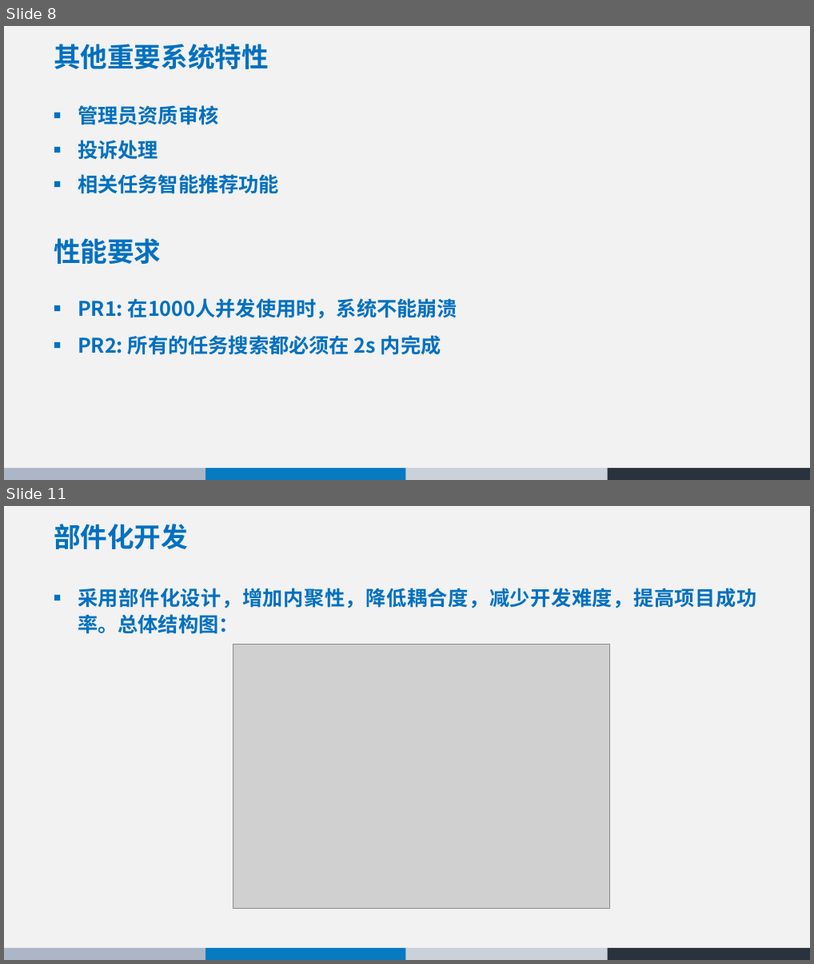
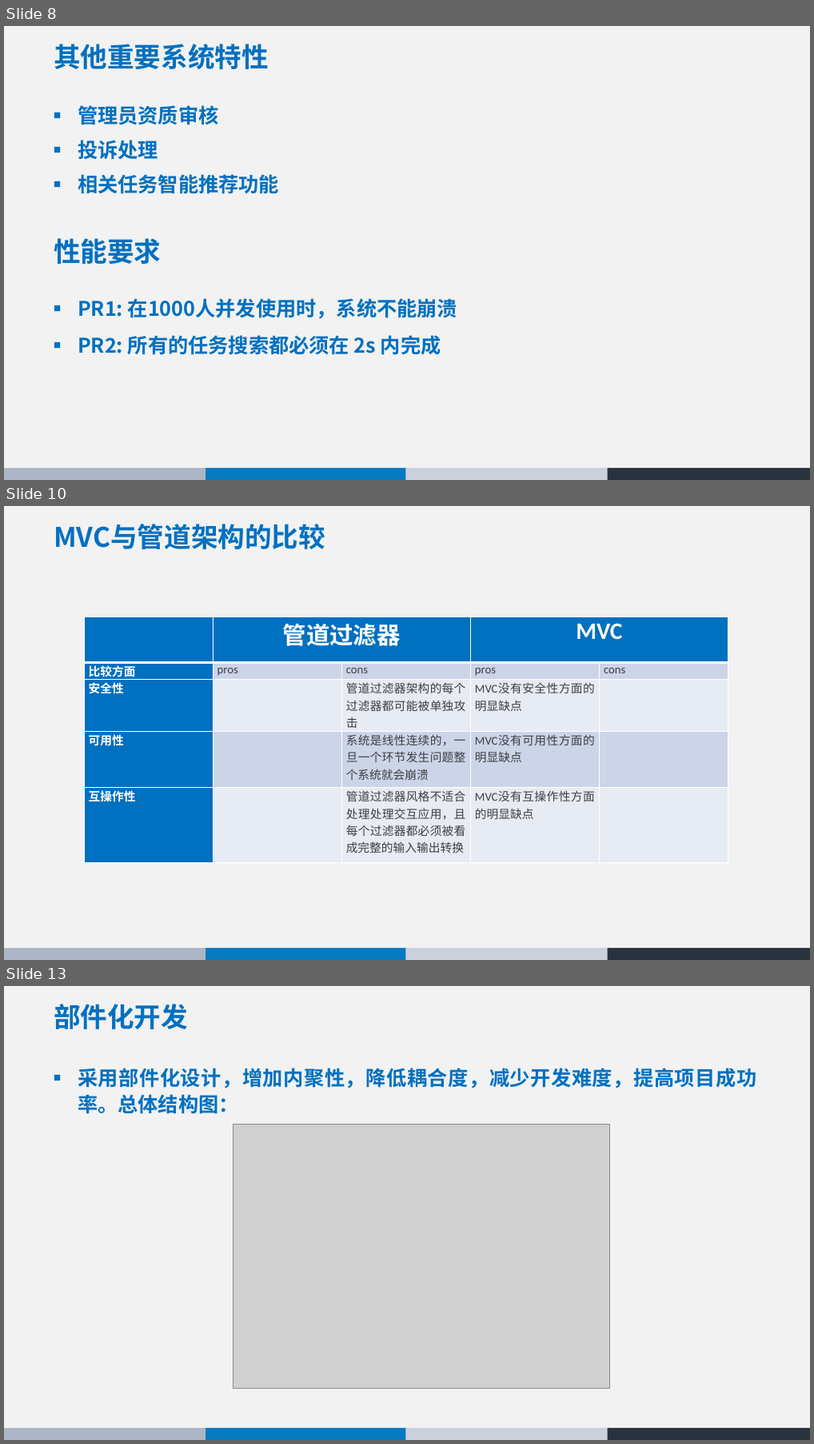
Before and after one commit to 74237423/Architecture, a slide deck: 同城互助系统 - 体系结构设计.pptx. Shown one above the other, each under a label of ours: slides 8 and 11 before the commit, slides 8, 10 and 13 after it; the slides between them are not shown. The pictures are 814x964 and 814x1444 pixels, drawn with LibreOffice and Linux fonts; fonts in the diff are those of the drawing; grey boxes stand for pictures. Boxes give left, top, right and bottom in pixels: in the first picture for what was removed or moved away, otherwise in the second. Text is boxed around its words. In the diff, an @@ line names an element or a change of style, - is before the commit and + after.

```diff
--- a/同城互助系统 - 体系结构设计.pptx
+++ b/同城互助系统 - 体系结构设计.pptx
@@ slide 10 added at [4, 506, 810, 960], background #FFFFFF; not listed: 5 template elements that a slide beside it also shows @@
@@ title added at [54, 524, 326, 549], 32 pt, text #0070C0, bold @@
+MVC与管道架构的比较
@@ table added at [84, 617, 728, 856], 5 rows, 5 columns @@
+ | 管道过滤器 |  | MVC | 
+比较方面 | pros | cons | pros | cons
+安全性 |  | 管道过滤器架构的每个过滤器都可能被单独攻击 | MVC没有安全性方面的明显缺点 | 
+可用性 |  | 系统是线性连续的，一旦一个环节发生问题整个系统就会崩溃 | MVC没有可用性方面的明显缺点 | 
+互操作性 |  | 管道过滤器风格不适合处理处理交互应用，且每个过滤器都必须被看成完整的输入输出转换 | MVC没有互操作性方面的明显缺点 | 
@@ what was slide 11 is now slide 13 @@
```
Also in this commit, not shown: 5 slides changed, 5 other slides added, 7 slides removed, 1 other file.
